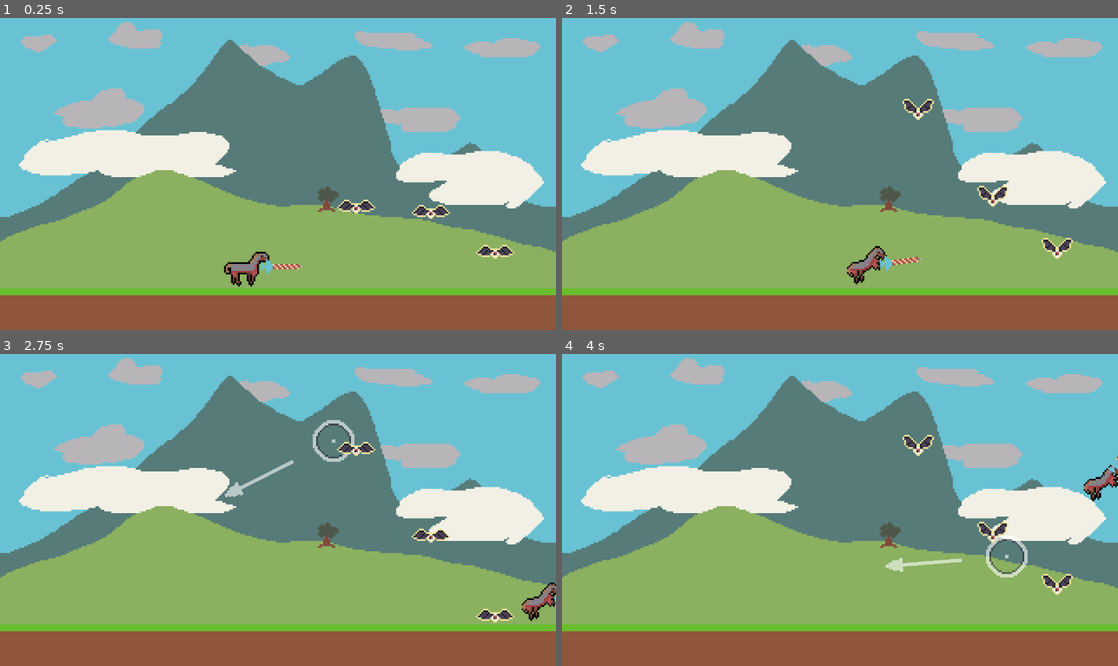
Above: before the commit, frames 1-4 (two rows, left to right).
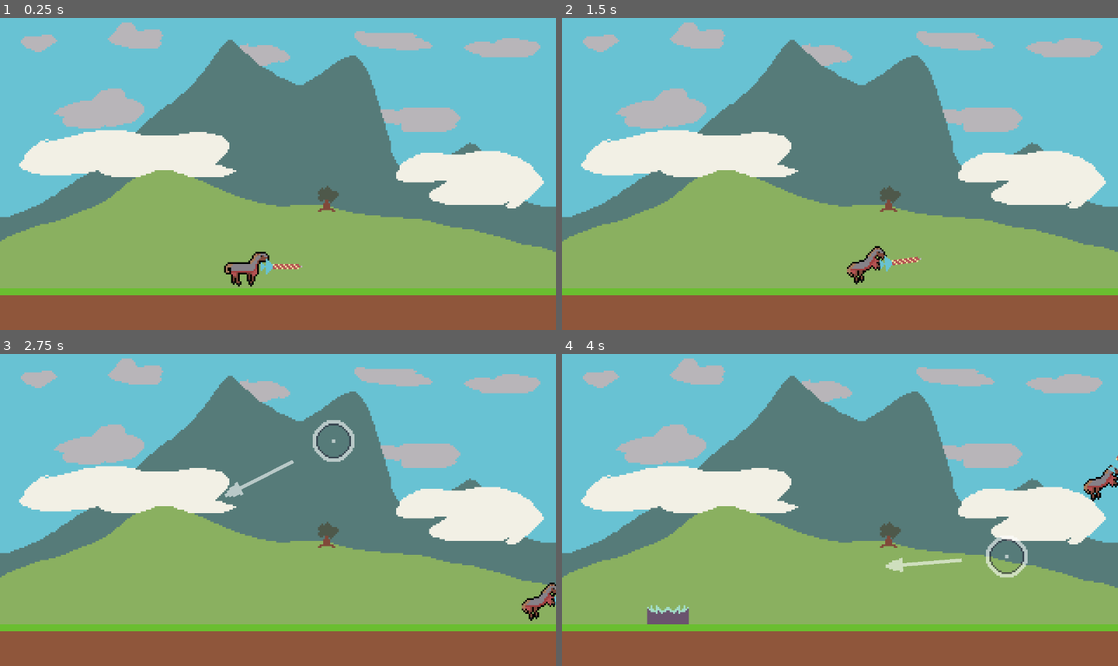
Above: after the commit, the same moments.

Repository: ErwinPrograms/Mini-Jam-205-Horses
Game: Godot game, scene res://scenes/views/game.tscn
Same seed, same stepped clock (60 frames per second), same inputs: the game is played once before the commit and once after it. Before the commit the project starts from res://scenes/roots/game.tscn.
Inputs (mouse positions are in pixels of both pictures, inside the frame that each line leads up to):
- Up to frame 1 (0.25 s): no input
- Up to frame 2 (1.5 s): tap Enter (ui_accept) at 0.5, 0.77 s; move the mouse to (962, 158) at 0.52 s; press the mouse at (962, 158) at 0.53 s; hold Right (ui_right) from 0.53 s (still down); move the mouse to (728, 189) at 1.27 s; release the mouse at (728, 189) at 1.28 s; click (728, 189) at 1.35 s
- Up to frame 3 (2.75 s): tap Enter (ui_accept) at 1.52 s; move the mouse to (333, 441) at 2.02 s; release Right (ui_right) at 2.03 s; press the mouse at (333, 441) at 2.03 s; hold Left (ui_left) from 2.03 s (still down)
- Up to frame 4 (4 s): tap Enter (ui_accept) at 2.75, 3.02, 3.77 s; move the mouse to (812, 572) at 2.77 s; release Left (ui_left) at 2.78 s; release the mouse at (812, 572) at 2.78 s; hold Right (ui_right) from 2.78 s (still down); click (812, 572) at 2.85 s; move the mouse to (1006, 556) at 3.52 s; press the mouse at (1006, 556) at 3.53 s

The runs differ from the first frame. In frame 1, 0.6% of the frame differs, in the area x 60-93%, y 58-78%; in frame 2, 0.6%; in frame 3, 0.6%; in frame 4, 1.0%, in the area x 15-92%, y 25-87%.

Commit message:
Add spawner and spawner manager which creates waves of flying eyeball enemies

Diff:
--- /dev/null
+++ b/globals/signal_hub.gd
@@ -0,0 +1,6 @@
+extends Node
+
+signal game_over()
+
+func emit_game_over() -> void:
+	game_over.emit()
--- a/project.godot
+++ b/project.godot
@@ -13,7 +13,11 @@
 config/name="Mini Jam 205 - Horses"
 run/main_scene="uid://bq0khrtdtveh8"
 config/features=PackedStringArray("4.6", "Forward Plus")
-config/icon="res://icon.svg"
+config/icon="uid://sc6o3nhn55iv"
+
+[autoload]
+
+SignalHub="*uid://cdaabu101kyrk"
 
 [display]
 
--- /dev/null
+++ b/scenes/characters/enemies/enemy_spawn_manager.gd
@@ -0,0 +1,21 @@
+class_name EnemySpawnManager
+extends Node2D
+
+const EYEBALL_SPAWNER = preload("uid://oo6rmo4aparu")
+
+var num_spawned_waves: int = 0
+
+func _ready() -> void:
+	pass
+
+func _on_spawn_wave_timer_timeout() -> void:
+	print("spawning wave")
+	# spawn new wave
+	var amount: int = num_spawned_waves / 5 + 1
+	for _i in range(amount):
+		var new_spawner: EyeballSpawner = EYEBALL_SPAWNER.instantiate()
+		get_parent().add_child(new_spawner)
+		new_spawner.spawn_at(randf_range(20, 300))
+
+	# increment num spawned waves
+	num_spawned_waves += 1
--- /dev/null
+++ b/scenes/characters/enemies/enemy_spawn_manager.tscn
@@ -0,0 +1,12 @@
+[gd_scene format=3 uid="uid://dleysodfbmsdr"]
+
+[ext_resource type="Script" uid="uid://nw4d2qhdwuwp" path="res://scenes/characters/enemies/enemy_spawn_manager.gd" id="1_mp0nu"]
+
+[node name="EnemySpawnManager" type="Node2D" unique_id=720133095]
+script = ExtResource("1_mp0nu")
+
+[node name="SpawnWaveTimer" type="Timer" parent="." unique_id=59869423]
+wait_time = 3.0
+autostart = true
+
+[connection signal="timeout" from="SpawnWaveTimer" to="." method="_on_spawn_wave_timer_timeout"]
--- a/scenes/characters/enemies/eyeball_bat.gd
+++ b/scenes/characters/enemies/eyeball_bat.gd
@@ -8,8 +8,11 @@
 const MAX_HEALTH: int = 2
 const DEATH_SOUND: AudioStream = preload("uid://cqj801am12a3h")
 
-@export var stun_duration: float = 1
-@export var hover_height: float = 100.0
+@export var stun_duration: float = 1.5
+@export var hover_height: float = 100.0:
+	set(value):
+		hover_height = value
+		_hover_y = 156 - hover_height
 
 var _current_health: int = MAX_HEALTH:
 	set(value):
@@ -27,17 +30,20 @@
 	set(value):
 		if value and !_is_stunned:
 			stun_timer.start()
+		if value and _is_stunned:
+			stun_timer.stop()
+			stun_timer.start()
 		_is_stunned = value
 	get:
 		return _is_stunned
 
 var _hover_y: float
 
+@onready var animated_sprite_2d: AnimatedSprite2D = $AnimatedSprite2D
+@onready var hitbox_area: Area2D = $HitboxArea
+@onready var hurtbox_area: Area2D = $HurtboxArea
 @onready var stun_timer: Timer = $StunTimer
-@onready var hitbox_area: Area2D = $HitboxArea
-@onready var animated_sprite_2d: AnimatedSprite2D = $AnimatedSprite2D
 @onready var hit_audio: AudioStreamPlayer2D = $HitAudio
-@onready var hurtbox_area: Area2D = $HurtboxArea
 
 
 func _ready() -> void:
@@ -78,19 +84,22 @@
 func stun_self() -> void:
 	# Many of the stun effects are in _physics_process
 	_is_stunned = true
-	hitbox_area.monitoring = false
+	hitbox_area.set_deferred("monitorable", false)
 
 
 func _on_stun_timer_timeout() -> void:
-	hitbox_area.monitoring = true
+	hitbox_area.set_deferred("monitorable", true)
 
 	_is_stunned = false
 
 func die() -> void:
 	died.emit()
-	hurtbox_area.area_entered.disconnect(_on_hurtbox_area_area_entered)
+	hurtbox_area.area_entered.disconnect(_on_hurtbox_area_entered)
+	hitbox_area.set_deferred("monitorable", false)
+
 	hit_audio.stream = DEATH_SOUND
 	hit_audio.play()
+
 
 	var death_fade := get_tree().create_tween()
 	death_fade.tween_property(animated_sprite_2d, "modulate:a", 0, 1).set_trans(Tween.TRANS_CUBIC)
@@ -101,6 +110,6 @@
 	queue_free()
 
 
-func _on_hurtbox_area_area_entered(area: Area2D) -> void:
-	if area is LanceWeapon:
+func _on_hurtbox_area_entered(area: Area2D) -> void:
+	if area is LanceWeapon and !area.get_parent().sleeping:
 		take_damage(area.damage)
--- a/scenes/characters/enemies/eyeball_bat.tscn
+++ b/scenes/characters/enemies/eyeball_bat.tscn
@@ -69,6 +69,7 @@
 
 [node name="HitAudio" type="AudioStreamPlayer2D" parent="." unique_id=78089535]
 stream = ExtResource("3_22owr")
+volume_db = -5.0
 
-[connection signal="area_entered" from="HurtboxArea" to="." method="_on_hurtbox_area_area_entered"]
+[connection signal="area_entered" from="HurtboxArea" to="." method="_on_hurtbox_area_entered"]
 [connection signal="timeout" from="StunTimer" to="." method="_on_stun_timer_timeout"]
--- /dev/null
+++ b/scenes/characters/enemies/eyeball_spawner.gd
@@ -0,0 +1,26 @@
+class_name EyeballSpawner
+extends Node2D
+
+signal spawned_enemy()
+
+const EYEBALL: Resource = preload("uid://deannrps0wbic")
+const GROUND_Y: float = 156.0
+
+@onready var spawn_delay_timer: Timer = $SpawnDelayTimer
+
+func _ready() -> void:
+	spawn_at(30)
+
+func spawn_at(x: int) -> void:
+	spawn_delay_timer.start()
+	position = Vector2(x, GROUND_Y)
+
+func _on_spawn_delay_timeout() -> void:
+	var new_eyeball: EyeballBat = EYEBALL.instantiate()
+	new_eyeball.position = position
+	new_eyeball.hover_height = randf_range(20, 150)
+
+	get_parent().add_child(new_eyeball)
+
+	hide()
+	queue_free()
--- /dev/null
+++ b/scenes/characters/enemies/eyeball_spawner.tscn
@@ -0,0 +1,17 @@
+[gd_scene format=3 uid="uid://oo6rmo4aparu"]
+
+[ext_resource type="Script" uid="uid://cuhqgal46waa3" path="res://scenes/characters/enemies/eyeball_spawner.gd" id="1_s1ebp"]
+[ext_resource type="Texture2D" uid="uid://qyoi16fskd3o" path="res://assets/sprites/spawn-indicator.png" id="2_y2bdi"]
+
+[node name="EyeballSpawner" type="Node2D" unique_id=1140606359]
+script = ExtResource("1_s1ebp")
+
+[node name="Sprite2D" type="Sprite2D" parent="." unique_id=1801284055]
+texture = ExtResource("2_y2bdi")
+offset = Vector2(0, -12)
+
+[node name="SpawnDelayTimer" type="Timer" parent="." unique_id=1259562539]
+wait_time = 2.0
+one_shot = true
+
+[connection signal="timeout" from="SpawnDelayTimer" to="." method="_on_spawn_delay_timeout"]
--- a/scenes/characters/horse_player.gd
+++ b/scenes/characters/horse_player.gd
@@ -1,11 +1,14 @@
 class_name HorsePlayer
 extends RigidBody2D
+
+signal took_damage()
 
 var _JUMP_TEXTURE: Texture2D = preload("uid://67lqo35u85wl")
 var _LAND_TEXTURE: Texture2D = preload("uid://sc6o3nhn55iv")
 
 @export var launch_power: float = 75
 @export var max_jumps: int = 3
+@export var max_health: int = 3
 
 var _remaining_jumps: int
 var _in_air: bool = false:
@@ -14,13 +17,26 @@
 		sprite_2d.texture = sprite_texture
 	get:
 		return _in_air
+var _remaining_health: int = max_health:
+	set(value):
+		if value <= 0:
+			_remaining_health = 0
+			die()
+			return
+		if value < _remaining_health:
+			took_damage.emit()
+		_remaining_health = value
+	get:
+		return _remaining_health
 
 @onready var sprite_2d: Sprite2D = $Sprite2D
 @onready var lance_weapon: LanceWeapon = $LanceWeapon
+@onready var hurt_audio: AudioStreamPlayer2D = $HurtAudio
 
 func _ready() -> void:
 	_in_air = false
 	_remaining_jumps = max_jumps
+	#_remaining_health = max_health
 
 func connect_to_cursor(cursor: LaunchCursor):
 	cursor.drag_released.connect(on_drag_released)
@@ -49,6 +65,19 @@
 	if body is FloorBody:
 		_in_air = true
 
+func _on_hurtbox_area_entered(area: Area2D) -> void:
+	# always takes one damage only
+
+	#hardcoded hack
+	if area.get_parent()._is_stunned:
+		return
+
+	hurt_audio.play()
+	_remaining_health -= 1
+	sprite_2d.modulate = Color.RED
+	await get_tree().create_timer(0.1).timeout
+	sprite_2d.modulate = Color.WHITE
+
 func reset_jumps() -> void:
 	_remaining_jumps = max_jumps
 
@@ -56,3 +85,11 @@
 	var colliding_bodies: Array[Node2D] = get_colliding_bodies()
 
 	return colliding_bodies and colliding_bodies[0] is FloorBody
+
+func die() -> void:
+	SignalHub.emit_game_over()
+
+
+func _on_sleeping_state_changed() -> void:
+	#print("Sleeping: %s" % sleeping)
+	lance_weapon.set_deferred("monitorable", !sleeping)
--- a/scenes/characters/horse_player.tscn
+++ b/scenes/characters/horse_player.tscn
@@ -3,6 +3,7 @@
 [ext_resource type="Script" uid="uid://bxmogwg77emkv" path="res://scenes/characters/horse_player.gd" id="1_ersk7"]
 [ext_resource type="Texture2D" uid="uid://sc6o3nhn55iv" path="res://assets/sprites/horse-knight-outline.png" id="2_gvtg4"]
 [ext_resource type="PackedScene" uid="uid://cgerjl4w3soyo" path="res://scenes/objects/lance_weapon.tscn" id="3_gvtg4"]
+[ext_resource type="AudioStream" uid="uid://cswhe2cgh3ex2" path="res://assets/sfx/shrink.wav" id="4_tgxn8"]
 
 [sub_resource type="PhysicsMaterial" id="PhysicsMaterial_gvtg4"]
 friction = 0.3
@@ -10,6 +11,9 @@
 [sub_resource type="CapsuleShape2D" id="CapsuleShape2D_wfdm2"]
 radius = 9.0
 height = 22.0
+
+[sub_resource type="RectangleShape2D" id="RectangleShape2D_gvtg4"]
+size = Vector2(17, 15)
 
 [node name="HorsePlayer" type="RigidBody2D" unique_id=570504137]
 z_index = 2
@@ -31,5 +35,19 @@
 [node name="LanceWeapon" parent="." unique_id=1017408127 instance=ExtResource("3_gvtg4")]
 collision_layer = 128
 
+[node name="HurtboxArea" type="Area2D" parent="." unique_id=2139359950]
+collision_layer = 0
+collision_mask = 64
+
+[node name="CollisionShape2D" type="CollisionShape2D" parent="HurtboxArea" unique_id=412847236]
+position = Vector2(-0.5, 2.5)
+shape = SubResource("RectangleShape2D_gvtg4")
+
+[node name="HurtAudio" type="AudioStreamPlayer2D" parent="." unique_id=1562501545]
+stream = ExtResource("4_tgxn8")
+volume_db = 10.0
+
 [connection signal="body_shape_entered" from="." to="." method="_on_body_shape_entered"]
 [connection signal="body_shape_exited" from="." to="." method="_on_body_shape_exited"]
+[connection signal="sleeping_state_changed" from="." to="." method="_on_sleeping_state_changed"]
+[connection signal="area_entered" from="HurtboxArea" to="." method="_on_hurtbox_area_entered"]
--- a/scenes/objects/lance_weapon.tscn
+++ b/scenes/objects/lance_weapon.tscn
@@ -4,7 +4,6 @@
 [ext_resource type="Texture2D" uid="uid://dc7lol0j3gn0b" path="res://assets/sprites/lance.png" id="1_seja1"]
 
 [sub_resource type="CapsuleShape2D" id="CapsuleShape2D_pd21u"]
-radius = 6.5
 height = 34.0
 
 [node name="LanceWeapon" type="Area2D" unique_id=1017408127]
--- a/scenes/test/bodies_test.tscn
+++ b/scenes/test/bodies_test.tscn
@@ -1,6 +1,6 @@
 [gd_scene format=3 uid="uid://boehsabeu4rnr"]
 
-[ext_resource type="PackedScene" uid="uid://bq0khrtdtveh8" path="res://scenes/roots/game.tscn" id="1_uxngh"]
+[ext_resource type="PackedScene" uid="uid://bq0khrtdtveh8" path="res://scenes/views/game.tscn" id="1_uxngh"]
 [ext_resource type="Texture2D" uid="uid://dwci8yofvnu7x" path="res://assets/sprites/horse.png" id="2_imggx"]
 [ext_resource type="Script" uid="uid://nds47eg76q5y" path="res://scenes/test/character_body_2d.gd" id="2_vo6dn"]
 
--- a/scenes/roots/game.gd
+++ b/scenes/views/game.gd
@@ -5,3 +5,7 @@
 
 func _ready() -> void:
 	horse_player.connect_to_cursor(launch_cursor)
+	SignalHub.game_over.connect(on_game_over)
+
+func on_game_over() -> void:
+	get_tree().paused = true
--- a/scenes/roots/game.tscn
+++ b/scenes/views/game.tscn
@@ -1,13 +1,13 @@
 [gd_scene format=3 uid="uid://bq0khrtdtveh8"]
 
-[ext_resource type="Script" uid="uid://cug7cshhmy0s0" path="res://scenes/roots/game.gd" id="1_jmdlf"]
+[ext_resource type="Script" uid="uid://cug7cshhmy0s0" path="res://scenes/views/game.gd" id="1_jmdlf"]
 [ext_resource type="PackedScene" uid="uid://bf8l5xrmmuh41" path="res://scenes/characters/horse_player.tscn" id="1_m46om"]
 [ext_resource type="Texture2D" uid="uid://b0dnfpxpt4wa7" path="res://assets/sprites/background-320-180.png" id="2_dimhi"]
 [ext_resource type="PackedScene" uid="uid://cqbtxxdm0qyl1" path="res://scenes/terrain/border_body.tscn" id="2_yj28s"]
 [ext_resource type="PackedScene" uid="uid://dbxargdbd8olk" path="res://scenes/ui/launch_cursor.tscn" id="4_80xvq"]
 [ext_resource type="PackedScene" uid="uid://bowqhc08rt075" path="res://scenes/terrain/floor_body.tscn" id="4_n0tf4"]
 [ext_resource type="AudioStream" uid="uid://dt7fbuw8ovq2g" path="res://assets/music/Music_Loop_8_Full.ogg" id="6_n0tf4"]
-[ext_resource type="PackedScene" uid="uid://deannrps0wbic" path="res://scenes/characters/enemies/eyeball_bat.tscn" id="8_3wmit"]
+[ext_resource type="PackedScene" uid="uid://dleysodfbmsdr" path="res://scenes/characters/enemies/enemy_spawn_manager.tscn" id="8_bi265"]
 
 [node name="Game" type="Node2D" unique_id=368179119]
 script = ExtResource("1_jmdlf")
@@ -33,21 +33,15 @@
 [node name="LaunchCursor" parent="ControllerNodes" unique_id=1283492629 instance=ExtResource("4_80xvq")]
 visible = false
 
+[node name="EnemiesContainer" type="Node" parent="." unique_id=1572193847]
+
+[node name="EnemySpawnManager" parent="EnemiesContainer" unique_id=720133095 instance=ExtResource("8_bi265")]
+
 [node name="MusicPlayer" type="AudioStreamPlayer" parent="." unique_id=344980592]
 stream = ExtResource("6_n0tf4")
 volume_db = -20.0
 autoplay = true
 parameters/looping = true
 
-[node name="EnemiesContainer" type="Node" parent="." unique_id=1572193847]
-
-[node name="EyeballBat" parent="EnemiesContainer" unique_id=1831133132 instance=ExtResource("8_3wmit")]
-position = Vector2(205, 135)
-
-[node name="EyeballBat2" parent="EnemiesContainer" unique_id=1212820403 instance=ExtResource("8_3wmit")]
-position = Vector2(248, 138)
-hover_height = 50.0
-
-[node name="EyeballBat3" parent="EnemiesContainer" unique_id=1425325421 instance=ExtResource("8_3wmit")]
-position = Vector2(285, 138)
-hover_height = 20.0
+[node name="UICanvas" type="CanvasLayer" parent="." unique_id=1930226412]
+process_mode = 3
Binary file added: assets/sprites/spawn-indicator.png
Not shown, added: assets/sprites/spawn-indicator.png.import
Not shown, added: globals/signal_hub.gd.uid
Not shown, added: scenes/characters/enemies/enemy_spawn_manager.gd.uid
Not shown, added: scenes/characters/enemies/eyeball_spawner.gd.uid
Renamed: scenes/roots/game.gd.uid -> scenes/views/game.gd.uid
